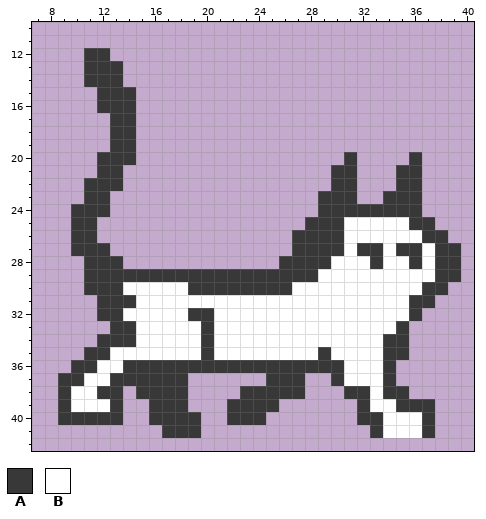
A pixel-art sprite gets an edit: Assets/Sprites/Player/Walk2.png. This is how it looked before the edit.
The file is 46x46 pixels. Pixels under 10% opacity are left out. Shown: x 7..40, y 10..42.
Palette (. is transparent): A #383838  B #ffffff
Pixels before, first column x 9:
12 ..AA...........................
13 ..AAA..........................
14 ..AAA..........................
15 ...AAA.........................
16 ...AAA.........................
17 ....AA.........................
18 ....AA.........................
19 ....AA.........................
20 ...AAA................A....A...
21 ...AA................AA...AA...
22 ..AAA................AA...AA...
23 ..AA................AAA..AAA...
24 .AAA................AAAAAAAA...
25 .AA................AAABBBBBAA..
26 .AA...............AAAABBBBBBAA.
27 .AAA..............AAAABAABAABAA
28 ..AAA............AAAABBBABBABAA
29 ..AAAAAAAAAAAAAAAAAABBBBBBBBBAA
30 ..AAABBBBBAAAAAAAABBBBBBBBBBAA.
31 ...AAABBBBBBBBBBBBBBBBBBBBBAA..
32 ...AABBBBBAABBBBBBBBBBBBBBBA...
33 ....AABBBBBABBBBBBBBBBBBBBA....
34 ...AAABBBBBABBBBBBBBBBBBBAA....
35 ..AABBBBBBBABBBBBBBBABBBBAA....
36 .AABBAAAAAAAAAAAAAAAAABBBA.....
37 AABBAAAAAA......AAA..ABBBA.....
38 ABBAA.AAAA....AAAAA...AABAA....
39 ABBBA..AAA...AAAA......ABBAAA..
40 AAAAA..AAAA..AAA.......AABBBA..
41 ........AAA.............ABBBA..
Now the later version:
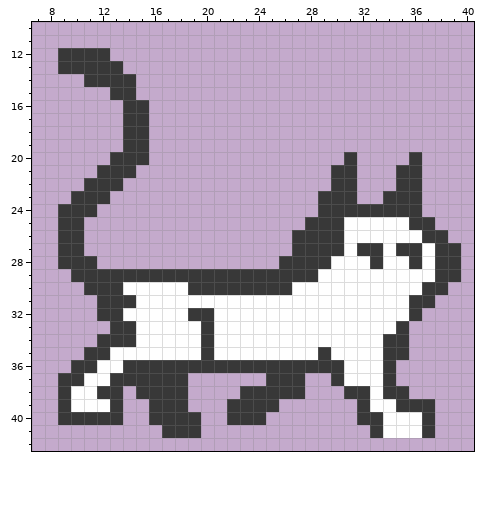
Difference:
Changed rows in their new state; - is an unchanged pixel.
first column x 9:
12 AA-----
13 AA-----
14 -----A-
15 ---.---
16 ---..-A
17 ----.-A
18 ----.-A
19 ----.-A
20 ---.--A
21 -----A-
23 -A-----
24 A--.---
25 A-.----
26 A-.----
27 A-..---
28 AA-..--
29 -A-----
Changed places in both pictures, as pixel boxes (x1, y1, x2, y2):
changed: (58, 48, 149, 282)
